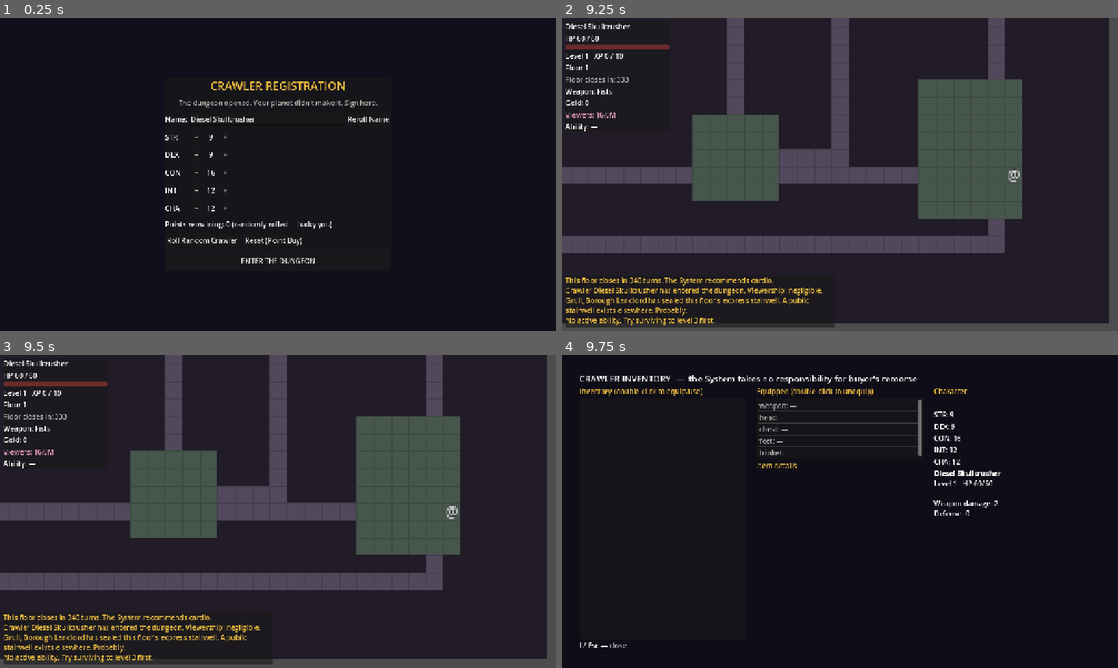
Above: before the commit, frames 1-4 (two rows, left to right).
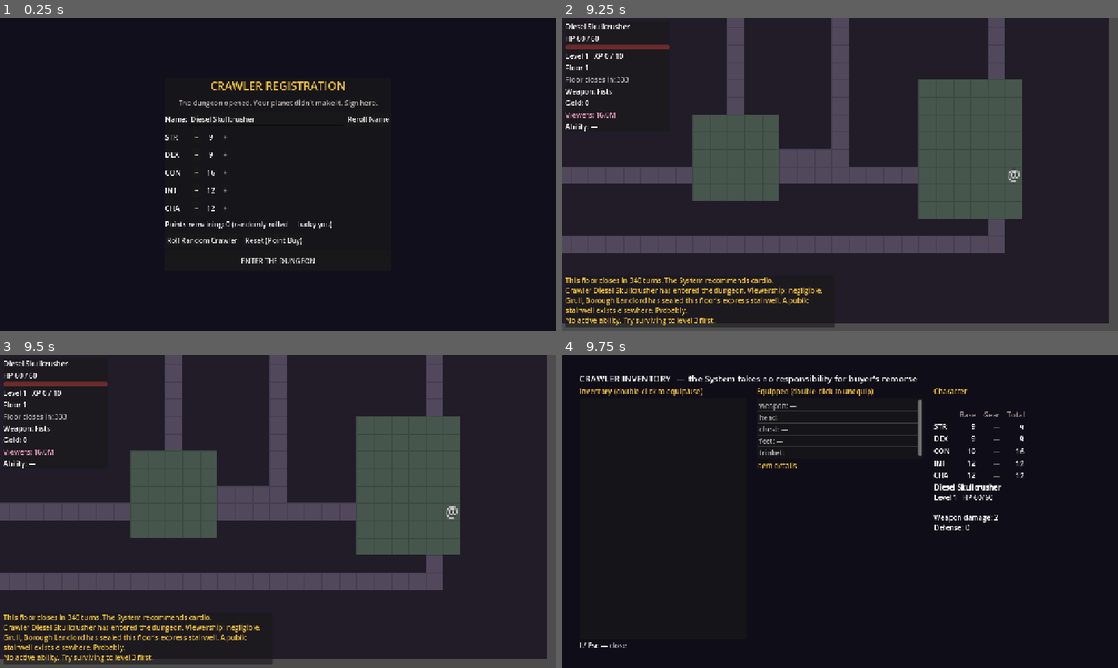
Above: after the commit, the same moments.

Repository: SamuelArchibald3/DungeonCrawler
Game: Godot game, scene res://scenes/main/main.tscn
Two runs of this game, one before a commit and one after it. Both use one fixed random seed, a clock stepped at 60 frames per second and the inputs below.
Inputs (mouse positions are in pixels of both pictures, inside the frame that each line leads up to):
- Up to frame 1 (0.25 s): no input
- Up to frame 2 (9.25 s): click "ENTER THE DUNGEON" at 0.5 s; tap Enter at 1.25, 2.75, 4.25, 4.35, 8.85 s; move the mouse to (962, 158) at 1.27 s; hold D (move_right) 1.28-2.03 s; hold Q (ability) 1.28-2.03 s; click (962, 158) at 1.42 s; tap Space (wait) at 2, 3.5, 3.6, 5, 8.1 s; move the mouse to (728, 190) at 2.02 s; hold S (move_down) 2.03-2.78 s; tap V (achievements) at 2.1, 6.6 s; move the mouse to (895, 105) at 2.77 s; hold D (move_right) 2.78-3.53 s; hold E (interact) 2.78-3.53 s; move the mouse to (812, 237) at 3.52 s; hold W (move_up) 3.53-4.28 s; click (812, 237) at 3.67 s; move the mouse to (1006, 221) at 4.27 s; hold A (move_left) 4.28-5.78 s; tap I (inventory) at 4.9 s; move the mouse to (673, 127) at 5.02 s; tap Tab at 5.1 s; move the mouse to (867, 174) at 5.77 s; hold S (move_down) 5.78-6.53 s; hold Q (ability) 5.78-6.53 s; click (867, 174) at 5.92 s; move the mouse to (756, 96) at 6.52 s; hold D (move_right) 6.53-7.28 s; move the mouse to (962, 158) at 7.27 s; hold W (move_up) 7.28-8.03 s; hold E (interact) 7.28-8.03 s; move the mouse to (728, 190) at 8.02 s; hold D (move_right) 8.03-8.78 s; click (728, 190) at 8.17 s; move the mouse to (895, 105) at 8.77 s; hold S (move_down) from 8.78 s (still down)
- Up to frame 3 (9.5 s): keep holding S (move_down)
- Up to frame 4 (9.75 s): move the mouse to (812, 574) at 9.52 s; release S (move_down) at 9.53 s; hold A (move_left) from 9.53 s (still down); tap Tab at 9.6 s

Frames 1-3 are identical in both runs. In frame 4, 1.2% of the frame differs, in the area x 66-84%, y 18-56%.

Commit message:
Show gear stat bonuses as a green column in the character sheet
The character panel's stat list is now a table: Base (your stats plus
race/class), Gear (the equipment contribution, green for bonuses, red if
ever negative, dash when none), and Total on the right. Backed by a new
CharacterData.get_gear_bonus() so the split is computed, not parsed.
Stat-point + buttons still sit at the end of each row.

Co-Authored-By: Claude Fable 5 <noreply@anthropic.com>

Diff:
--- a/scenes/main/main.gd
+++ b/scenes/main/main.gd
@@ -103,6 +103,10 @@
 		sword.item_level = 3
 		LootGenerator._roll_affixes(sword)
 		GameState.character.inventory.insert(0, sword)
+		var foot := ItemData.new()
+		foot.base = LootGenerator.get_def(&"lucky_rabbit_foot")
+		foot.item_level = 4
+		GameState.character.equipment[&"trinket"] = foot
 		# Jump to floor 3 (race/class suppressed) so the shot shows the spawn saferoom
 		GameState.race_class_done = true
 		GameState.floor_number = 3
--- a/scenes/ui/inventory_screen.gd
+++ b/scenes/ui/inventory_screen.gd
@@ -79,17 +79,41 @@
 	_points_label = Label.new()
 	_points_label.add_theme_color_override("font_color", Color(0.55, 0.85, 0.55))
 	right.add_child(_points_label)
+	# Stat table: base (incl. race/class) | green gear bonus | total
+	var header := HBoxContainer.new()
+	right.add_child(header)
+	for col: Array in [["", 48], ["Base", 44], ["Gear", 52], ["Total", 52]]:
+		var h := Label.new()
+		h.text = col[0]
+		h.custom_minimum_size = Vector2(col[1], 0)
+		h.horizontal_alignment = HORIZONTAL_ALIGNMENT_LEFT if col[0] == "" else HORIZONTAL_ALIGNMENT_RIGHT
+		h.add_theme_color_override("font_color", Color(0.6, 0.58, 0.55))
+		header.add_child(h)
 	for stat in CharacterData.STAT_NAMES:
 		var row := HBoxContainer.new()
 		right.add_child(row)
-		var stat_label := Label.new()
-		stat_label.size_flags_horizontal = Control.SIZE_EXPAND_FILL
-		row.add_child(stat_label)
+		var name_label := Label.new()
+		name_label.text = String(stat)
+		name_label.custom_minimum_size = Vector2(48, 0)
+		row.add_child(name_label)
+		var base_label := Label.new()
+		base_label.custom_minimum_size = Vector2(44, 0)
+		base_label.horizontal_alignment = HORIZONTAL_ALIGNMENT_RIGHT
+		row.add_child(base_label)
+		var bonus_label := Label.new()
+		bonus_label.custom_minimum_size = Vector2(52, 0)
+		bonus_label.horizontal_alignment = HORIZONTAL_ALIGNMENT_RIGHT
+		row.add_child(bonus_label)
+		var total_label := Label.new()
+		total_label.custom_minimum_size = Vector2(52, 0)
+		total_label.horizontal_alignment = HORIZONTAL_ALIGNMENT_RIGHT
+		total_label.add_theme_font_size_override("font_size", 17)
+		row.add_child(total_label)
 		var plus := Button.new()
 		plus.text = "+"
 		plus.pressed.connect(_on_stat_plus.bind(stat))
 		row.add_child(plus)
-		_stat_rows[stat] = { "label": stat_label, "button": plus }
+		_stat_rows[stat] = { "base": base_label, "bonus": bonus_label, "total": total_label, "button": plus }
 	_stats = RichTextLabel.new()
 	_stats.bbcode_enabled = true
 	_stats.size_flags_vertical = Control.SIZE_EXPAND_FILL
@@ -147,7 +171,19 @@
 	else:
 		_points_label.text = "Unspent stat points: %d — allocate in a Safe Room" % c.unspent_stat_points
 	for stat in _stat_rows:
-		_stat_rows[stat]["label"].text = "%s: %d" % [stat, c.get_stat(stat)]
+		var gear := c.get_gear_bonus(stat)
+		_stat_rows[stat]["base"].text = str(c.get_stat(stat) - gear)
+		var bonus_label: Label = _stat_rows[stat]["bonus"]
+		if gear > 0:
+			bonus_label.text = "+%d" % gear
+			bonus_label.add_theme_color_override("font_color", Color(0.31, 0.76, 0.31))
+		elif gear < 0:
+			bonus_label.text = str(gear)
+			bonus_label.add_theme_color_override("font_color", Color(0.88, 0.31, 0.31))
+		else:
+			bonus_label.text = "—"
+			bonus_label.add_theme_color_override("font_color", Color(0.4, 0.4, 0.4))
+		_stat_rows[stat]["total"].text = str(c.get_stat(stat))
 		_stat_rows[stat]["button"].visible = allocate_allowed and c.unspent_stat_points > 0
 
 	_stats.clear()
--- a/scripts/character_data.gd
+++ b/scripts/character_data.gd
@@ -37,6 +37,12 @@
 		total += race.stat_mods.get(stat, 0)
 	if char_class != null:
 		total += char_class.stat_mods.get(stat, 0)
+	return total + get_gear_bonus(stat)
+
+
+## The equipment's share of a stat, shown separately in the character sheet.
+func get_gear_bonus(stat: StringName) -> int:
+	var total := 0
 	for slot in equipment:
 		var item = equipment[slot]
 		if item != null:
--- a/tests/systest.gd
+++ b/tests/systest.gd
@@ -415,6 +415,21 @@
 	check(c.max_hp > hp_before_con, "CON allocation raises max HP")
 	main.inventory_screen.allocate_allowed = false
 
+	# --- Character sheet: gear bonuses split out as a green column ---
+	var medal := ItemData.new()
+	medal.base = LootGenerator.get_def(&"participation_medal")  # innate CHA +1
+	c.inventory.append(medal)
+	main.inventory_screen.refresh()
+	main.inventory_screen._on_inventory_activated(c.inventory.size() - 1)  # equip to trinket
+	check(c.get_gear_bonus(&"CHA") >= 1, "gear stat bonus tracked separately from base")
+	check(c.get_stat(&"CHA") == (c.get_stat(&"CHA") - c.get_gear_bonus(&"CHA")) + c.get_gear_bonus(&"CHA"),
+		"base + gear equals total")
+	main.inventory_screen.refresh()
+	var cha_bonus_text: String = main.inventory_screen._stat_rows[&"CHA"]["bonus"].text
+	check(cha_bonus_text.begins_with("+"), "gear bonus renders as +N in its column (%s)" % cha_bonus_text)
+	var cha_total_text: String = main.inventory_screen._stat_rows[&"CHA"]["total"].text
+	check(cha_total_text == str(c.get_stat(&"CHA")), "total column shows the final stat")
+
 	# --- Saferooms: regen, crush immunity, enemies stay out ---
 	var safe_pos := Vector2i(-1, -1)
 	var lurk_pos := Vector2i(-1, -1)
